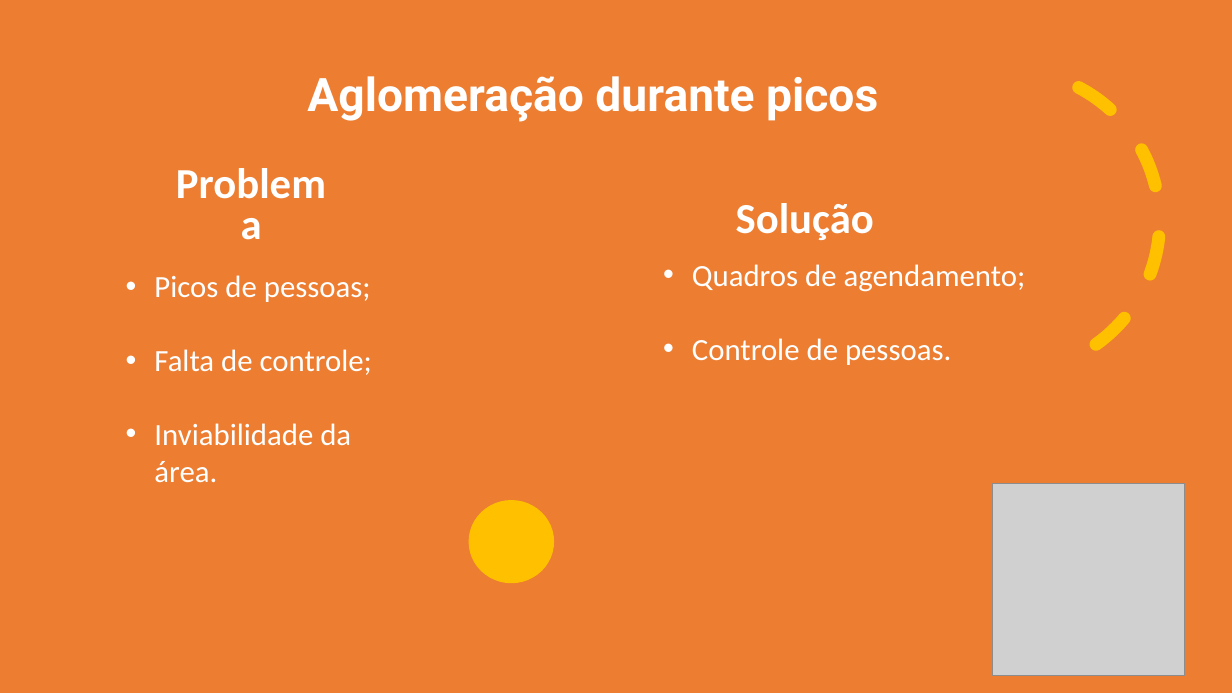
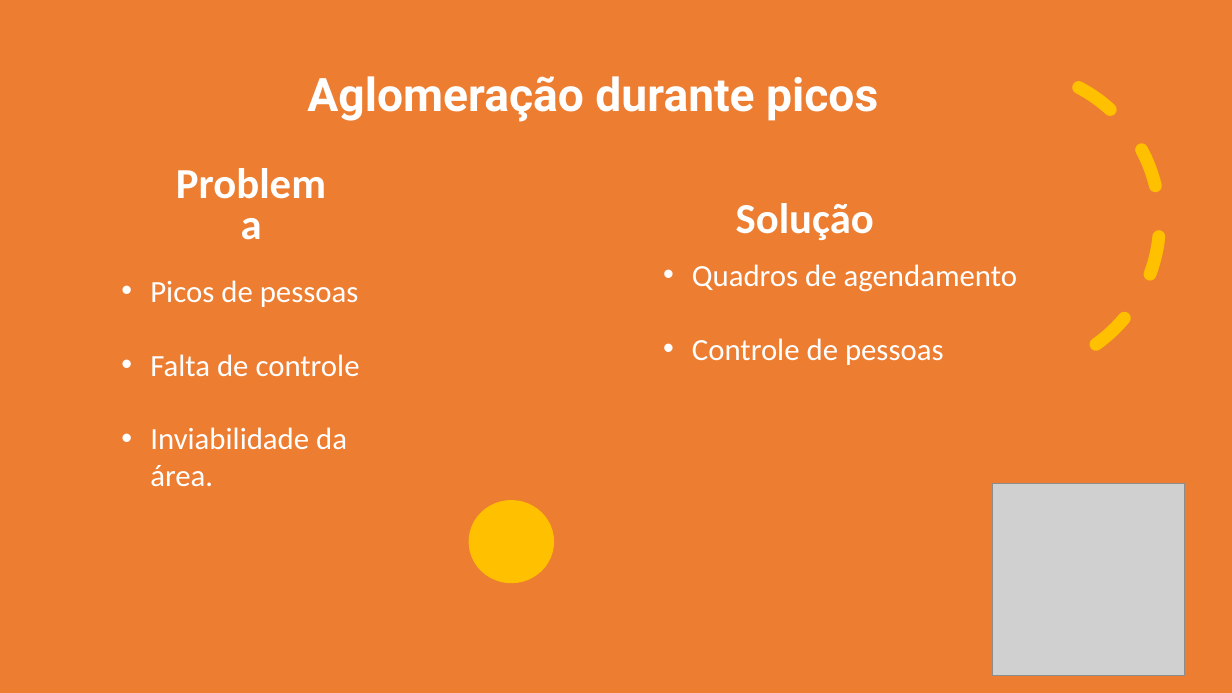
Before and after one commit to julialima1999/Limpeza_organiza-o, a slide deck: slide 12 of Apresentação/Limpeza e Organização_sugestao.pptx. Drawn at 1232x693 pixels with LibreOffice and Linux fonts; fonts in the diff are those of the drawing; grey boxes stand for pictures. Boxes give left, top, right and bottom in pixels: in the first picture for what was removed or moved away, otherwise in the second. Text is boxed around its words. In the diff, an @@ line names an element or a change of style, - is before the commit and + after.

```diff
--- a/Apresentação/Limpeza e Organização_sugestao.pptx
+++ b/Apresentação/Limpeza e Organização_sugestao.pptx
@@ text at bbox=[692, 264, 1017, 365]: text changed @@
-• Quadros de agendamento;
-• Controle de pessoas.
+• Quadros de agendamento
+• Controle de pessoas
@@ text at bbox=[150, 280, 360, 377]: text changed @@
-• Picos de pessoas;
-• Falta de controle;
+• Picos de pessoas
+• Falta de controle
```
Also in this commit, not shown: 4 other slides changed, 1 other file.
